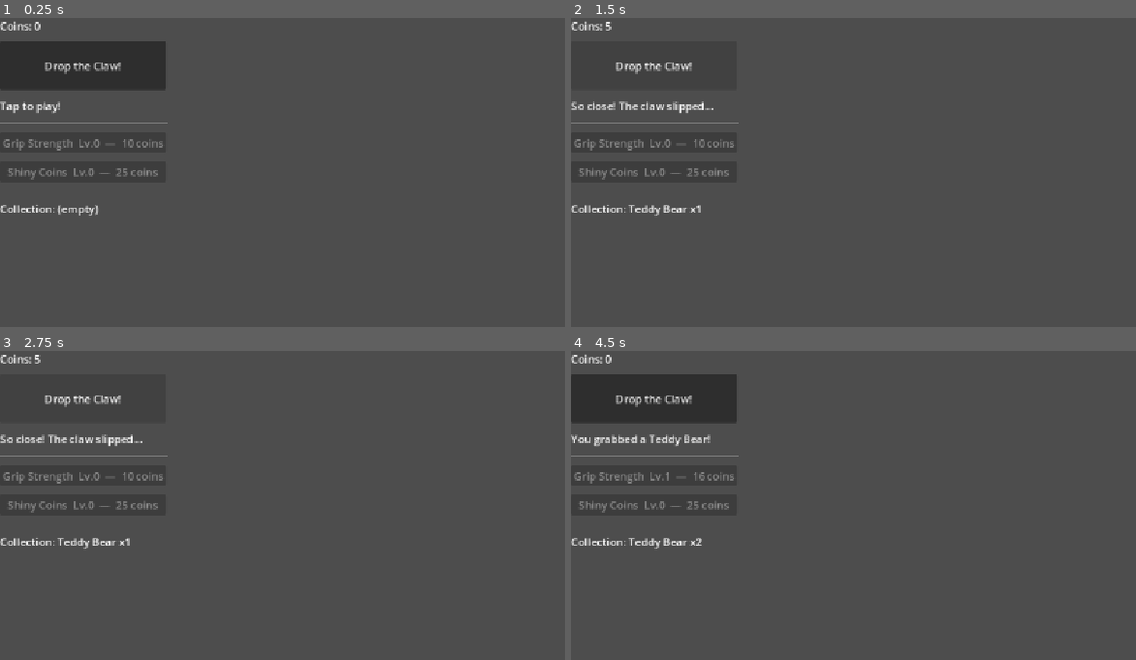
Above: before the commit, frames 1-4 (two rows, left to right).
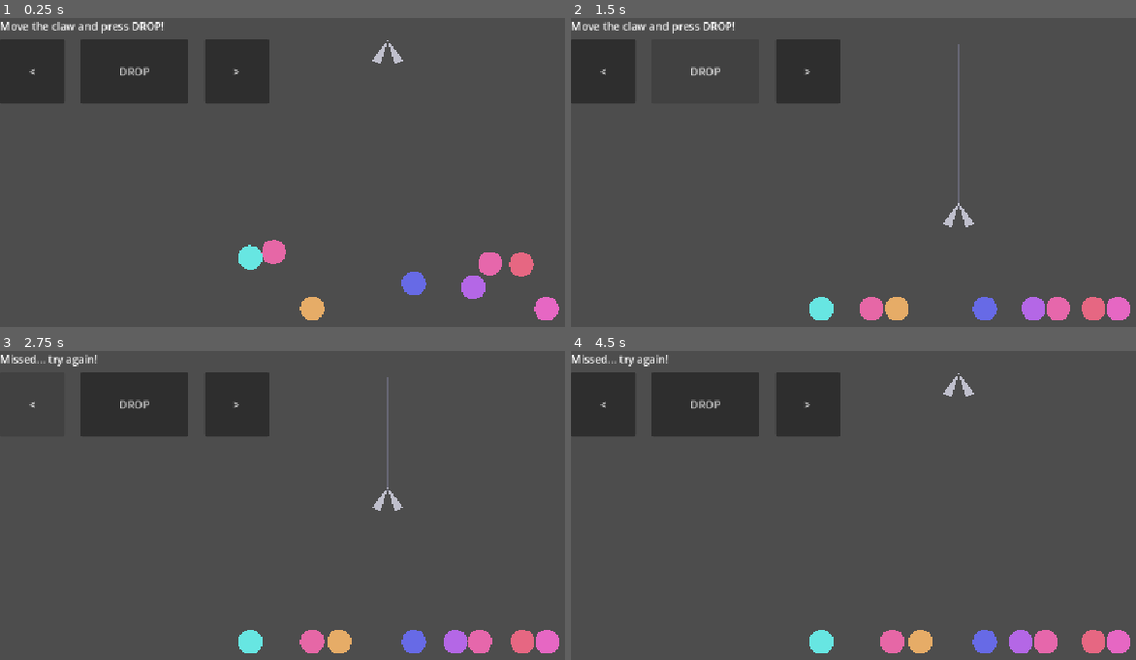
Above: after the commit, the same moments.

Repository: piwi-code/claw-machine
Game: Godot game, scene res://claw/physics_playground.tscn
Two runs of this game, one before a commit and one after it. Both use one fixed random seed, a clock stepped at 60 frames per second and the inputs below. Before the commit the project starts from res://main.tscn.
Inputs (mouse positions are in pixels of both pictures, inside the frame that each line leads up to):
- Up to frame 1 (0.25 s): no input
- Up to frame 2 (1.5 s): click (706, 70) at 0.5 s, where only the run after the commit has a clickable "DROP"; click (655, 64) at 1.25 s, where only the run before the commit has a clickable "Drop the Claw!"
- Up to frame 3 (2.75 s): click (33, 403) at 2 s, where only the run after the commit has a clickable "<"
- Up to frame 4 (4.5 s): click (808, 403) at 2.75 s, where only the run after the commit has a clickable ">"; click (655, 397) at 3.5 s, where only the run before the commit has a clickable "Drop the Claw!"; click (655, 474) at 4.25 s, where only the run before the commit has a clickable "Grip Strength Lv.0 — 10 coins"

The runs differ from the first frame. In frame 1, 8.6% of the frame differs, in the area x 0-99%, y 1-98%; in frame 2, 7.2%; in frame 3, 8.0%; in frame 4, 8.7%.

Commit message:
Add physics claw playground (slice 1): movement, drop, grab feel
Pure physics-based claw prototype: on-screen hold-left/right + a big DROP
button drive a claw carriage through a dive/close/rise state machine, and
RigidBody2D balls with real gravity/collision sit in a pit below. A grabbed
ball is "kinematically carried" (frozen + reparented under the claw head,
no joints) and can be moved around or dropped again.

Deliberately has no scoring yet — no coins, no prizes, no GameState calls.
This is now project.godot's run scene; the old idle game (main.gd/claw_machine.gd)
is untouched and can be restored by pointing run/main_scene back at main.tscn.

Co-Authored-By: Claude Sonnet 5 <noreply@anthropic.com>
Claude-Session: https://claude.ai/code/session_01A3BDMKcVUKwv2nAKJEpbtZ

Diff:
--- /dev/null
+++ b/claw/claw_rig.gd
@@ -0,0 +1,135 @@
+extends Node2D
+class_name ClawRig
+## Physics playground claw: a carriage that slides left/right on a track, an
+## arm that dives straight down, and a pincer that grabs whatever's underneath.
+##
+## Movement is locked while diving/rising, like a real claw machine. Grabbing
+## is "kinematic carry": we freeze the ball and reparent it under the claw head,
+## so it rides along for free via the normal node transform — no joints needed.
+##
+## Deliberately dumb about WHAT it grabs — that's for a later slice to decide
+## (see the physics claw notes in CLAUDE.md). This just moves and grabs.
+
+signal grabbed(ball: RigidBody2D)
+signal released(ball: RigidBody2D)
+signal missed()
+
+enum State { IDLE, DIVING, CLOSING, RISING }
+
+var move_bounds: Vector2 = Vector2(-300.0, 300.0)  # min/max local x for the carriage
+var balls_container: Node  # where released balls get reparented back to
+
+var state: State = State.IDLE
+var _move_direction: int = 0
+var _depth: float = 0.0
+var _held_ball: RigidBody2D = null
+
+var _head: Node2D
+var _grab_area: Area2D
+var _arm_line: Line2D
+
+
+func _ready() -> void:
+	_arm_line = Line2D.new()
+	_arm_line.width = 4.0
+	_arm_line.default_color = Color(0.4, 0.4, 0.45)
+	_arm_line.points = PackedVector2Array([Vector2.ZERO, Vector2.ZERO])
+	add_child(_arm_line)
+
+	_head = Node2D.new()
+	add_child(_head)
+
+	_grab_area = Area2D.new()
+	var shape := CollisionShape2D.new()
+	var circle := CircleShape2D.new()
+	circle.radius = GameData.CLAW_GRAB_RADIUS
+	shape.shape = circle
+	_grab_area.add_child(shape)
+	_head.add_child(_grab_area)
+
+	_head.add_child(_make_pincer(-1))
+	_head.add_child(_make_pincer(1))
+
+	_update_visuals()
+
+
+func _make_pincer(side: int) -> Polygon2D:
+	var poly := Polygon2D.new()
+	var r := GameData.CLAW_GRAB_RADIUS
+	poly.polygon = PackedVector2Array([
+		Vector2(0, -r * 0.3),
+		Vector2(side * r * 0.9, r * 0.9),
+		Vector2(side * r * 0.4, r * 1.1),
+	])
+	poly.color = Color(0.75, 0.75, 0.8)
+	return poly
+
+
+# --- Input (called from the on-screen buttons) ------------------------------
+func set_move_direction(direction: int) -> void:
+	_move_direction = clampi(direction, -1, 1)
+
+
+func start_drop() -> void:
+	if state != State.IDLE:
+		return
+	if _held_ball == null:
+		state = State.DIVING
+	else:
+		_release_ball()
+
+
+func _physics_process(delta: float) -> void:
+	match state:
+		State.IDLE:
+			if _move_direction != 0:
+				var new_x := position.x + _move_direction * GameData.CLAW_MOVE_SPEED * delta
+				position.x = clampf(new_x, move_bounds.x, move_bounds.y)
+		State.DIVING:
+			_depth = minf(_depth + GameData.CLAW_DROP_SPEED * delta, GameData.CLAW_MAX_DROP_DEPTH)
+			if _depth >= GameData.CLAW_MAX_DROP_DEPTH:
+				state = State.CLOSING
+				_attempt_grab()
+		State.CLOSING:
+			state = State.RISING
+		State.RISING:
+			_depth = maxf(_depth - GameData.CLAW_RISE_SPEED * delta, 0.0)
+			if _depth <= 0.0:
+				state = State.IDLE
+	_update_visuals()
+
+
+func _update_visuals() -> void:
+	_head.position = Vector2(0, _depth)
+	_arm_line.points = PackedVector2Array([Vector2.ZERO, _head.position])
+
+
+func _attempt_grab() -> void:
+	var best: RigidBody2D = null
+	var best_dist := INF
+	for body in _grab_area.get_overlapping_bodies():
+		if body is RigidBody2D and body.is_in_group("balls"):
+			var dist: float = body.global_position.distance_to(_grab_area.global_position)
+			if dist < best_dist:
+				best = body
+				best_dist = dist
+
+	if best == null:
+		missed.emit()
+		return
+
+	_held_ball = best
+	best.freeze = true
+	best.global_position = _grab_area.global_position
+	best.reparent(_head, true)
+	grabbed.emit(best)
+
+
+func _release_ball() -> void:
+	if _held_ball == null:
+		return
+	var ball := _held_ball
+	_held_ball = null
+	ball.reparent(balls_container, true)
+	ball.freeze = false
+	released.emit(ball)
--- /dev/null
+++ b/claw/physics_playground.gd
@@ -0,0 +1,123 @@
+extends Node2D
+## PHYSICS PLAYGROUND — slice 1 of the physics-based claw.
+##
+## Pure movement/grab feel: hold left/right to slide the claw, press DROP to
+## dive, close, and rise. Balls are real RigidBody2D circles with gravity and
+## collision. There is NO scoring here on purpose — no coins, no prizes, no
+## GameState calls. That wiring is a deliberately separate later slice (see the
+## physics claw notes in CLAUDE.md) once this feels good to play with.
+##
+## The old idle game (main.gd / main.tscn) is untouched and still works; this
+## is just a new scene that project.godot currently points to instead.
+
+
+const PIT_WIDTH := 600.0
+const PIT_HEIGHT := 420.0
+const CEILING_Y := 40.0
+
+var _world: Node2D
+var _claw: ClawRig
+var _balls_container: Node2D
+var _status_label: Label
+
+
+func _ready() -> void:
+	# World-local (0,0) is the top-center of the pit. Node2D's own (0,0) is the
+	# viewport's top-left corner in screen space, so without this offset the
+	# whole left half of the machine (every negative local x) would sit
+	# off-screen. Center the world horizontally instead of assuming a camera.
+	_world = Node2D.new()
+	_world.position = Vector2(get_viewport_rect().size.x / 2.0, CEILING_Y)
+	add_child(_world)
+
+	_build_world()
+	_build_claw()
+	_build_balls()
+	_build_ui()
+
+
+func _build_world() -> void:
+	var floor_body := StaticBody2D.new()
+	var floor_shape := CollisionShape2D.new()
+	var floor_rect := RectangleShape2D.new()
+	floor_rect.size = Vector2(PIT_WIDTH, 20)
+	floor_shape.shape = floor_rect
+	floor_body.add_child(floor_shape)
+	floor_body.position = Vector2(0, PIT_HEIGHT)
+	_world.add_child(floor_body)
+
+	for side in [-1, 1]:
+		var wall := StaticBody2D.new()
+		var wall_shape := CollisionShape2D.new()
+		var wall_rect := RectangleShape2D.new()
+		wall_rect.size = Vector2(20, PIT_HEIGHT)
+		wall_shape.shape = wall_rect
+		wall.add_child(wall_shape)
+		wall.position = Vector2(side * PIT_WIDTH / 2.0, PIT_HEIGHT / 2.0)
+		_world.add_child(wall)
+
+	_balls_container = Node2D.new()
+	_world.add_child(_balls_container)
+
+
+func _build_claw() -> void:
+	_claw = ClawRig.new()
+	_claw.position = Vector2.ZERO
+	_claw.move_bounds = Vector2(-PIT_WIDTH / 2.0 + 30.0, PIT_WIDTH / 2.0 - 30.0)
+	_claw.balls_container = _balls_container
+	_claw.grabbed.connect(func(_b): _status_label.text = "Grabbed one!")
+	_claw.missed.connect(func(): _status_label.text = "Missed... try again!")
+	_claw.released.connect(func(_b): _status_label.text = "Dropped it.")
+	_world.add_child(_claw)
+
+
+func _build_balls() -> void:
+	for i in GameData.BALL_COUNT:
+		var ball := PrizeBall.new()
+		ball.color = Color.from_hsv(randf(), 0.55, 0.9)
+		ball.position = Vector2(
+			randf_range(-PIT_WIDTH / 2.0 + 40.0, PIT_WIDTH / 2.0 - 40.0),
+			randf_range(PIT_HEIGHT - 150.0, PIT_HEIGHT - 30.0)
+		)
+		_balls_container.add_child(ball)
+
+
+func _build_ui() -> void:
+	var root := VBoxContainer.new()
+	root.set_anchors_preset(Control.PRESET_FULL_RECT)
+	add_child(root)
+
+	_status_label = Label.new()
+	_status_label.text = "Move the claw and press DROP!"
+	root.add_child(_status_label)
+
+	var spacer := Control.new()
+	spacer.size_flags_vertical = Control.SIZE_EXPAND_FILL
+	root.add_child(spacer)
+
+	var bottom_bar := HBoxContainer.new()
+	bottom_bar.alignment = BoxContainer.ALIGNMENT_CENTER
+	bottom_bar.add_theme_constant_override("separation", 24)
+	root.add_child(bottom_bar)
+
+	var left_btn := _make_hold_button("<")
+	left_btn.button_down.connect(func(): _claw.set_move_direction(-1))
+	left_btn.button_up.connect(func(): _claw.set_move_direction(0))
+	bottom_bar.add_child(left_btn)
+
+	var drop_btn := _make_hold_button("DROP")
+	drop_btn.custom_minimum_size = Vector2(160, 96)
+	drop_btn.pressed.connect(func(): _claw.start_drop())
+	bottom_bar.add_child(drop_btn)
+
+	var right_btn := _make_hold_button(">")
+	right_btn.button_down.connect(func(): _claw.set_move_direction(1))
+	right_btn.button_up.connect(func(): _claw.set_move_direction(0))
+	bottom_bar.add_child(right_btn)
+
+
+func _make_hold_button(label: String) -> Button:
+	var btn := Button.new()
+	btn.text = label
+	btn.custom_minimum_size = Vector2(96, 96)
+	return btn
--- /dev/null
+++ b/claw/physics_playground.tscn
@@ -0,0 +1,6 @@
+[gd_scene load_steps=2 format=3]
+
+[ext_resource type="Script" path="res://claw/physics_playground.gd" id="1_script"]
+
+[node name="PhysicsPlayground" type="Node2D"]
+script = ExtResource("1_script")
--- /dev/null
+++ b/claw/prize_ball.gd
@@ -0,0 +1,25 @@
+extends RigidBody2D
+class_name PrizeBall
+## A physics ball sitting in the claw machine pit. Placeholder art — just a
+## flat colored circle — until real prize sprites exist.
+
+var color: Color = Color(0.9, 0.6, 0.3)
+
+
+func _ready() -> void:
+	add_to_group("balls")
+
+	var shape := CollisionShape2D.new()
+	var circle := CircleShape2D.new()
+	circle.radius = GameData.BALL_RADIUS
+	shape.shape = circle
+	add_child(shape)
+
+	var material := PhysicsMaterial.new()
+	material.friction = 0.8
+	material.bounce = 0.05
+	physics_material_override = material
+
+
+func _draw() -> void:
+	draw_circle(Vector2.ZERO, GameData.BALL_RADIUS, color)
--- a/data/game_data.gd
+++ b/data/game_data.gd
@@ -54,3 +54,15 @@
 const BASE_GRAB_CHANCE := 0.45   # 45% chance to grab before any upgrades
 const MAX_GRAB_CHANCE := 0.95    # never guaranteed — keep a little suspense
 const STARTING_COINS := 0
+
+
+# --- CLAW PHYSICS (playground) -----------------------------------------------
+# Tuning for the physics-based claw prototype (claw/physics_playground.gd).
+# Nothing here talks to coins/prizes yet — it's just movement/grab feel.
+const CLAW_MOVE_SPEED := 220.0      # px/sec, horizontal carriage speed
+const CLAW_DROP_SPEED := 260.0      # px/sec, descending speed
+const CLAW_RISE_SPEED := 200.0      # px/sec, ascending speed
+const CLAW_MAX_DROP_DEPTH := 340.0  # px, how far the arm can extend down
+const CLAW_GRAB_RADIUS := 26.0      # px, reach of the grab area at the claw tip
+const BALL_RADIUS := 18.0           # px
+const BALL_COUNT := 8               # how many balls sit in the pit at once
--- a/project.godot
+++ b/project.godot
@@ -11,7 +11,7 @@
 [application]
 
 config/name="claw-machine"
-run/main_scene="uid://do8vosmykb40x"
+run/main_scene="res://claw/physics_playground.tscn"
 config/features=PackedStringArray("4.7", "GL Compatibility")
 config/icon="res://icon.svg"
 
Not shown, changed: CLAUDE.md
